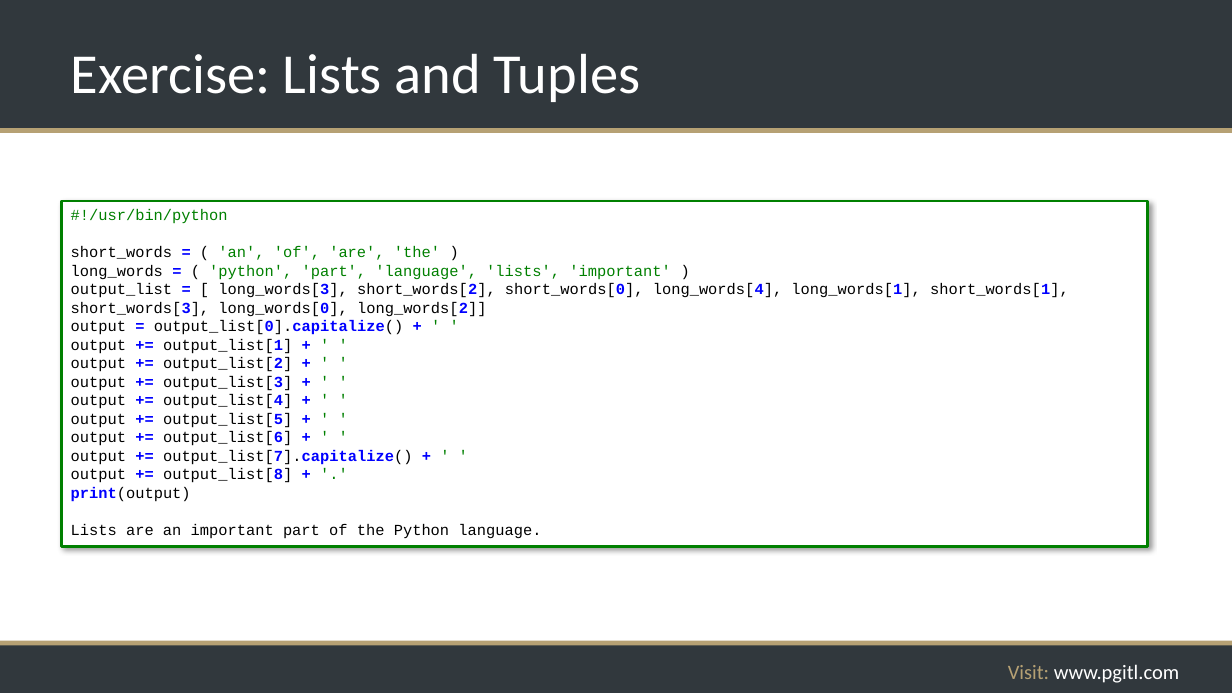
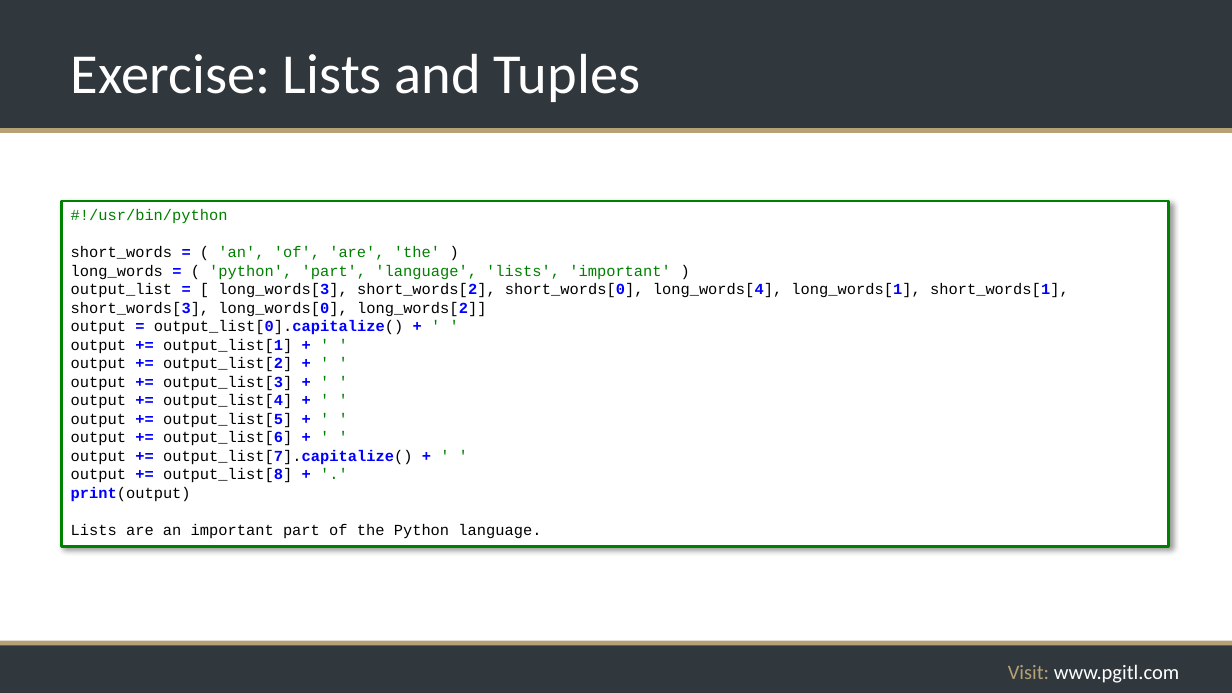
Before and after one commit to rikkouri/project-a, a slide deck: slide 92 of Programming Foundations.pptx. Drawn at 1232x693 pixels with LibreOffice and Linux fonts; fonts in the diff are those of the drawing; background and template pictures are left out. Boxes give left, top, right and bottom in pixels: in the first picture for what was removed or moved away, otherwise in the second. Text is boxed around its words. In the diff, an @@ line names an element or a change of style, - is before the commit and + after.

```diff
--- a/Programming Foundations.pptx
+++ b/Programming Foundations.pptx
@@ rectangle "#!/usr/bin/python": place and size @@
-rectangle "#!/usr/bin/python" at [62, 201, 1148, 547]
+rectangle "#!/usr/bin/python" at [62, 201, 1169, 547]
```
Also in this commit, not shown: 7 other slides changed.
